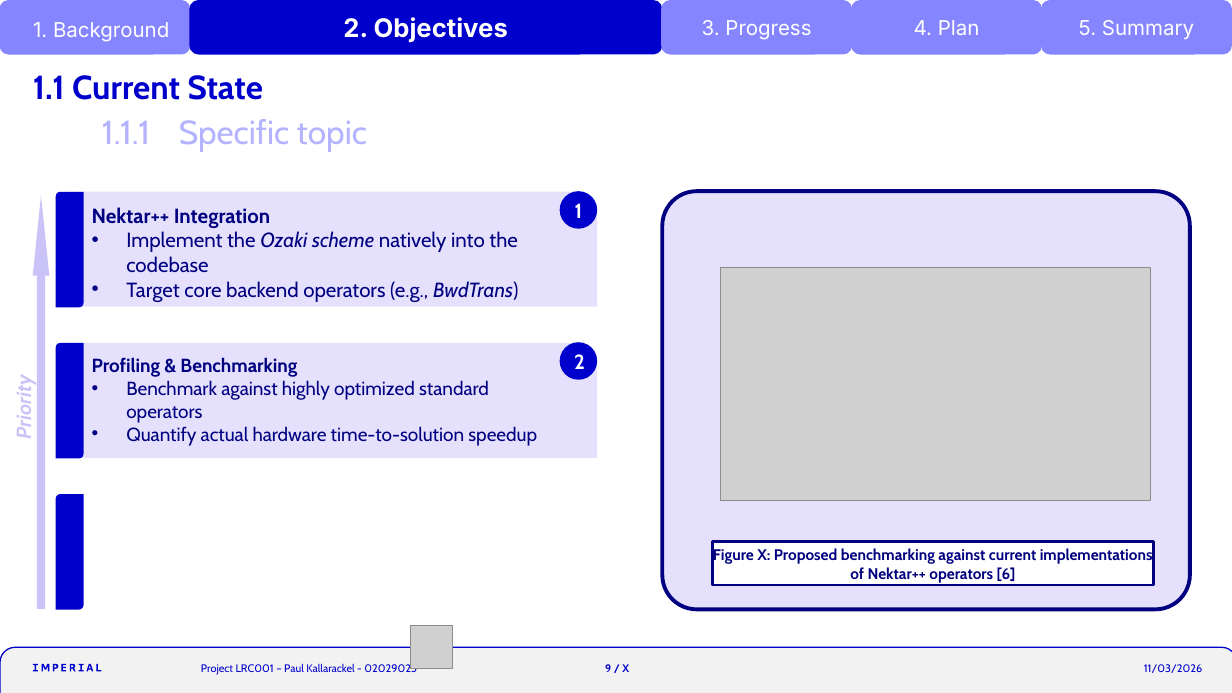
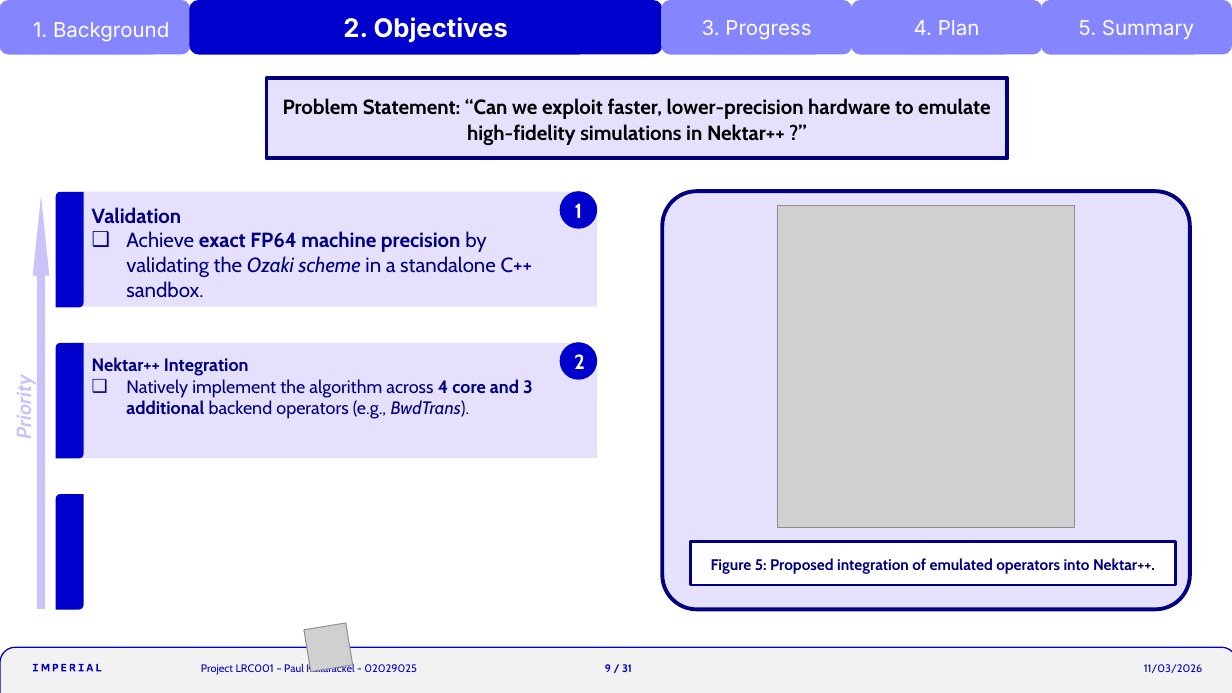
Before and after one commit to krackalackel02/FYP-Interim, a slide deck: slide 9 of Interim.pptm. Drawn at 1232x693 pixels with LibreOffice and Linux fonts; fonts in the diff are those of the drawing; grey boxes stand for pictures. Boxes give left, top, right and bottom in pixels: in the first picture for what was removed or moved away, otherwise in the second. Text is boxed around its words. In the diff, an @@ line names an element or a change of style, - is before the commit and + after.

```diff
--- a/Interim.pptm
+++ b/Interim.pptm
@@ title removed at (33,75,263,100) @@
-1.1 Current State
@@ rectangle added at (266,79,1007,159), fill #E5E1FC, outline #000080 3 pt, 16 pt, text #000000, bold @@
+Problem Statement: “Can we exploit faster, lower-precision hardware to emulate high-fidelity simulations in Nektar++ ?”
@@ text removed at (102,119,367,152) @@
-1.1.1 Specific topic
@@ text in round rect at (92,207,533,297): text changed @@
-Nektar++ Integration
-• Implement the Ozaki scheme natively into the codebase
-• Target core backend operators (e.g., BwdTrans)
+Validation
+❑ Achieve exact FP64 machine precision by validating the Ozaki scheme in a standalone C++ sandbox.
@@ picture: place and size @@
-picture at (721,267,1151,501)
+picture at (778,205,1075,528)
@@ text in round rect at (92,357,533,419): text changed; size 14.8 to 14 pt @@
-Profiling & Benchmarking
-• Benchmark against highly optimized standard operators
-• Quantify actual hardware time-to-solution speedup
+Nektar++ Integration
+❑ Natively implement the algorithm across 4 core and 3 additional backend operators (e.g., BwdTrans).
@@ rectangle "Figure 5: Proposed integration of ...": place and size @@
-rectangle "Figure 5: Proposed integration of ..." at (713,542,1153,585)
+rectangle "Figure 5: Proposed integration of ..." at (691,542,1176,585)
@@ text in rectangle at (711,558,1155,574): text changed @@
-Figure X: Proposed benchmarking against current implementations of Nektar++ operators [6]
+Figure 5: Proposed integration of emulated operators into Nektar++.
@@ picture at (304,623,353,671): rotation 0 to 260 degrees @@
@@ text at (605,664,632,672): text changed @@
-9 / X
+9 / 31
```
Also in this commit, not shown: 26 other slides changed, 4 slides added, 5 slides removed, 5 other files.
